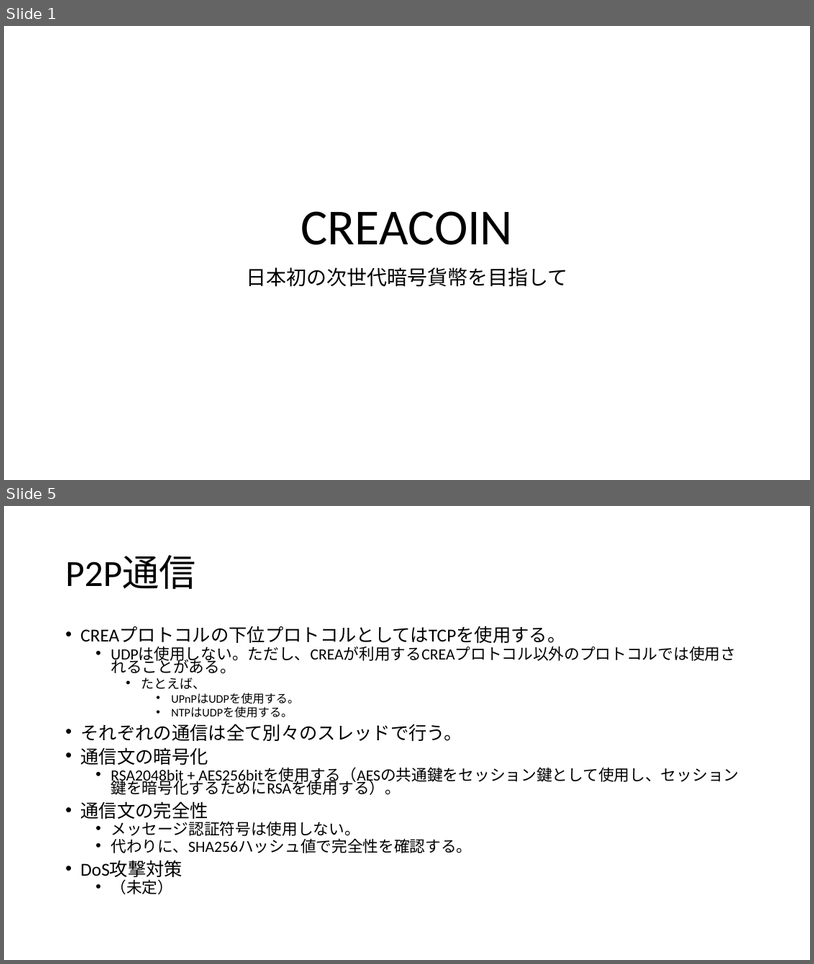
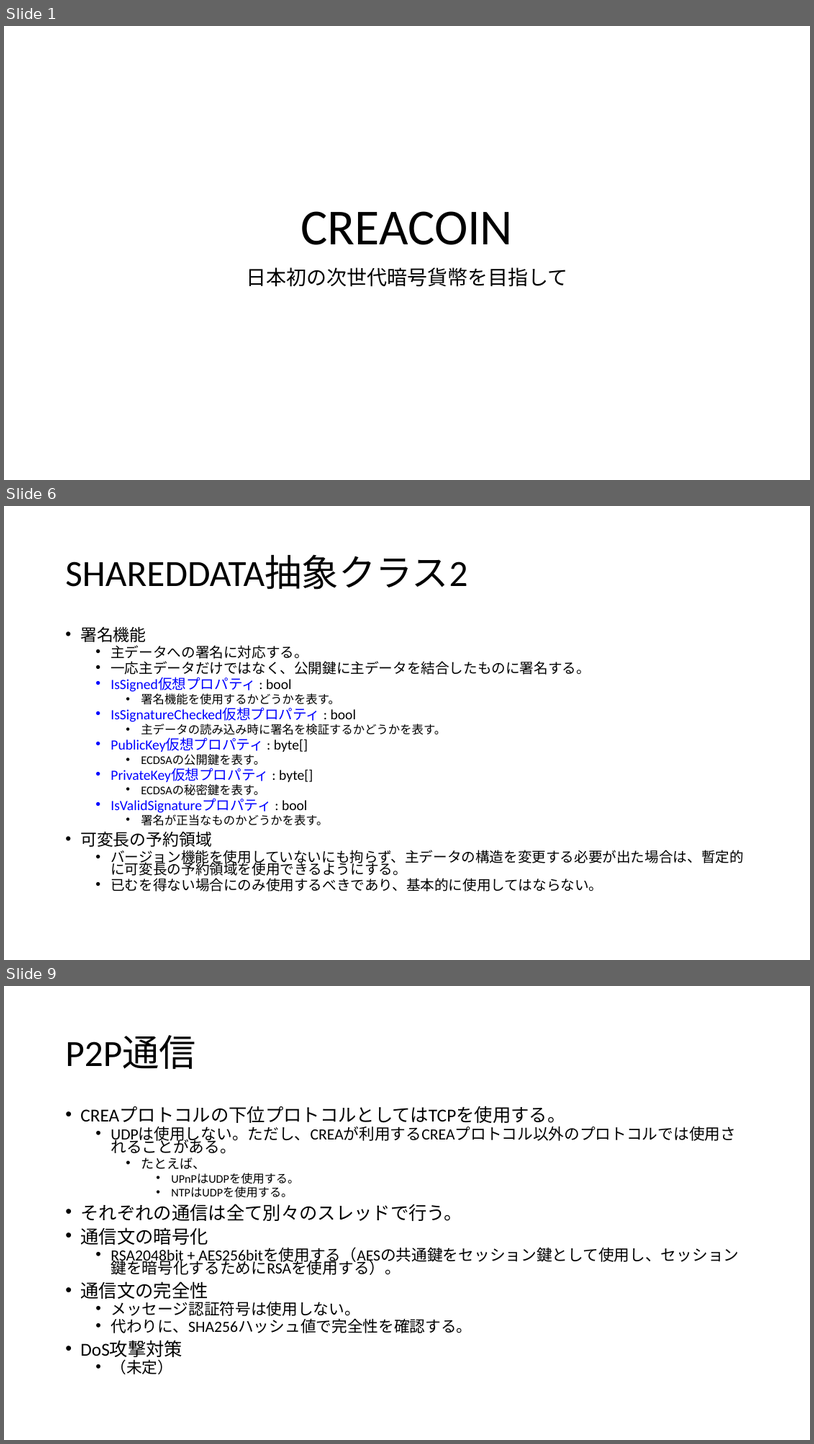
Before and after one commit to pizyumi/CREA, a slide deck: CREA2014/CREACOIN.pptx. Shown one above the other, each under a label of ours: slides 1 and 5 before the commit, slides 1, 6 and 9 after it; the slides between them are not shown. The pictures are 814x964 and 814x1444 pixels, drawn with LibreOffice and Linux fonts; fonts in the diff are those of the drawing. Boxes give left, top, right and bottom in pixels: in the first picture for what was removed or moved away, otherwise in the second. Text is boxed around its words. In the diff, an @@ line names an element or a change of style, - is before the commit and + after.

```diff
--- a/CREA2014/CREACOIN.pptx
+++ b/CREA2014/CREACOIN.pptx
@@ slide 6 added at (4, 506, 810, 960), background #FFFFFF @@
@@ title added at (65, 555, 468, 590), 44 pt, text #000000 @@
+SHAREDDATA抽象クラス2
@@ text added at (80, 626, 743, 891), 16.8 pt, text #000000 @@
+• 署名機能
+  • 主データへの署名に対応する。
+  • 一応主データだけではなく、公開鍵に主データを結合したものに署名する。
+  • IsSigned仮想プロパティ : bool
+    • 署名機能を使用するかどうかを表す。
+  • IsSignatureChecked仮想プロパティ : bool
+    • 主データの読み込み時に署名を検証するかどうかを表す。
+  • PublicKey仮想プロパティ : byte[]
+    • ECDSAの公開鍵を表す。
+  • PrivateKey仮想プロパティ : byte[]
+    • ECDSAの秘密鍵を表す。
+  • IsValidSignatureプロパティ : bool
+    • 署名が正当なものかどうかを表す。
+• 可変長の予約領域
+  • バージョン機能を使用していないにも拘らず、主データの構造を変更する必要が出た場合は、暫定的に可変長の予約領域を使用できるようにする。
+  • 已むを得ない場合にのみ使用するべきであり、基本的に使用してはならない。
@@ what was slide 5 is now slide 9 @@
```
Also in this commit, not shown: 3 slides changed, 3 other slides added, 3 other files.
